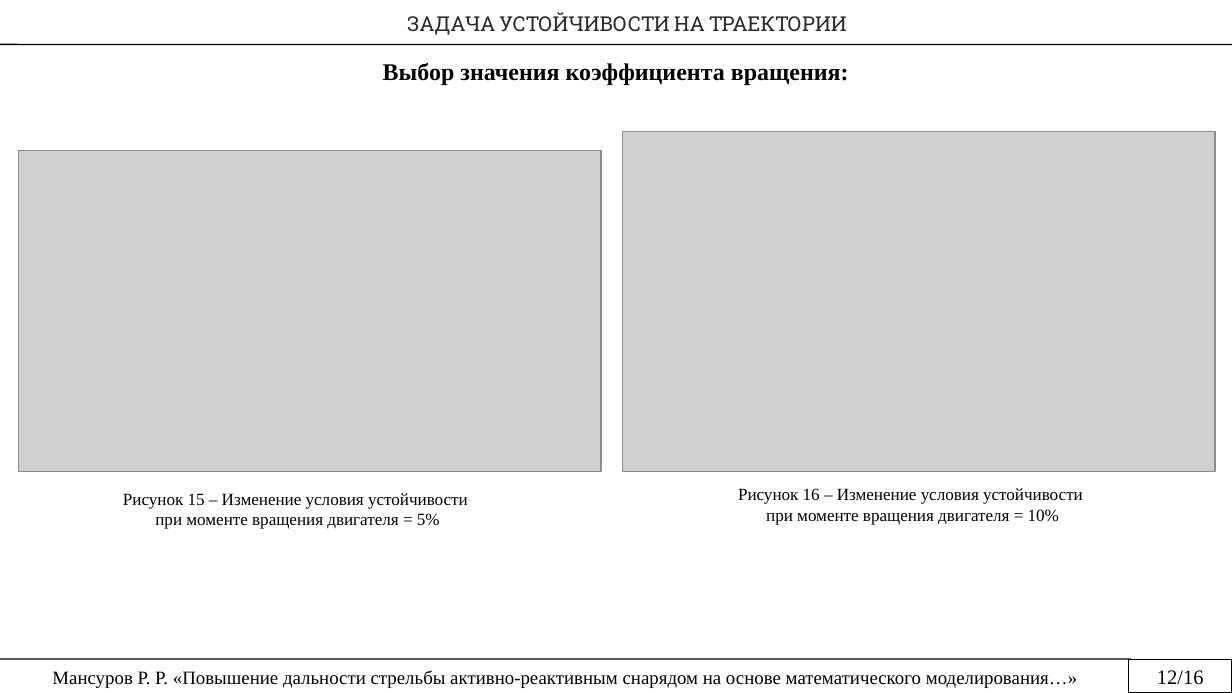
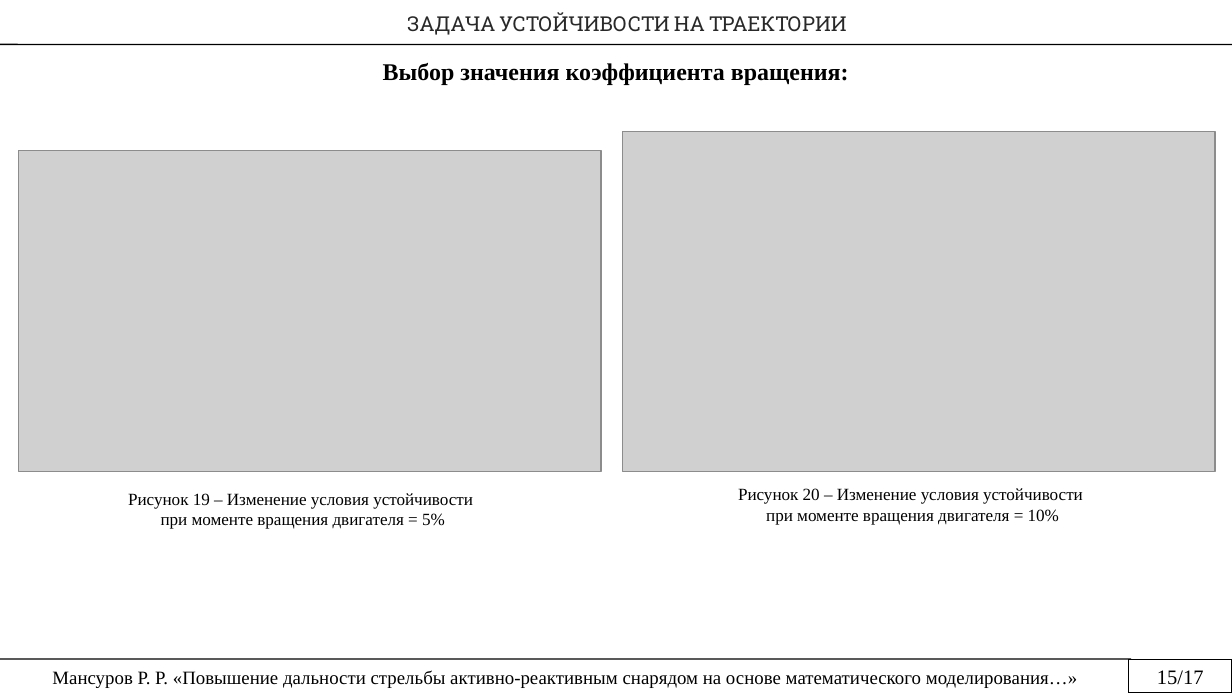
Before and after one commit to rustam-mansurov/cats, a slide deck: slide 15 of Мансуров Р.Р. — копия (2).pptx. Drawn at 1232x693 pixels with LibreOffice and Linux fonts; fonts in the diff are those of the drawing; grey boxes stand for pictures. Boxes give left, top, right and bottom in pixels: in the first picture for what was removed or moved away, otherwise in the second. Text is boxed around its words. In the diff, an @@ line names an element or a change of style, - is before the commit and + after.

```diff
--- a/Мансуров Р.Р. — копия (2).pptx
+++ b/Мансуров Р.Р. — копия (2).pptx
@@ text at box(128, 493, 473, 509): text changed @@
-Рисунок 15 – Изменение условия устойчивости
+Рисунок 19 – Изменение условия устойчивости
@@ text at box(738, 488, 1083, 504): text changed @@
-Рисунок 16 – Изменение условия устойчивости
+Рисунок 20 – Изменение условия устойчивости
@@ text in rectangle at box(1157, 670, 1204, 685): text changed @@
-12/16
+15/17
```
Also in this commit, not shown: 12 other slides changed, 1 slide added, 1 slide removed.
